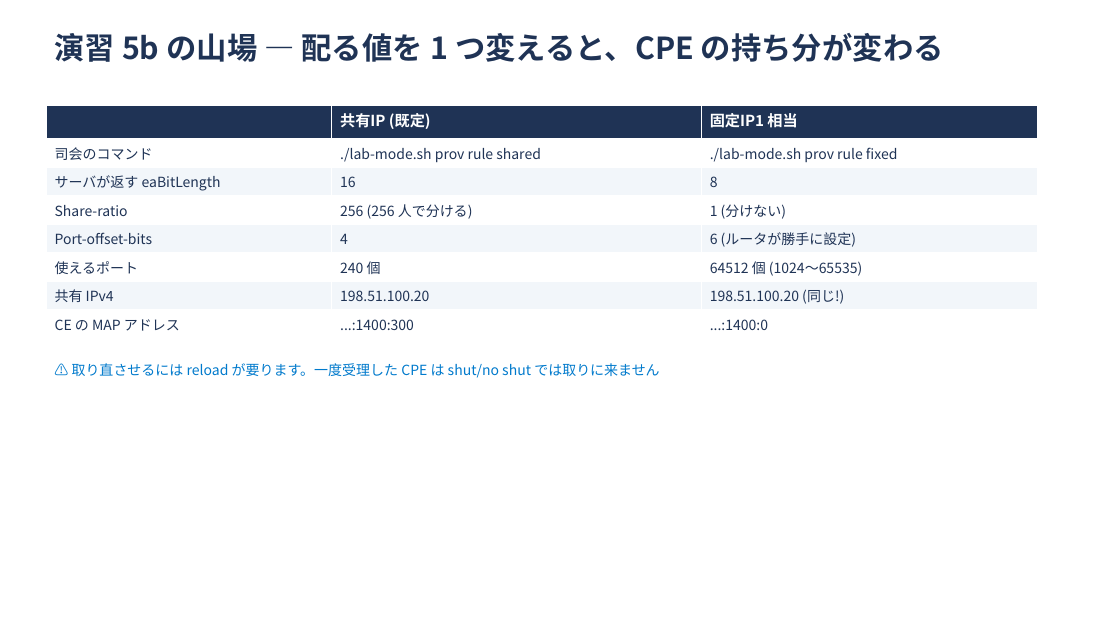
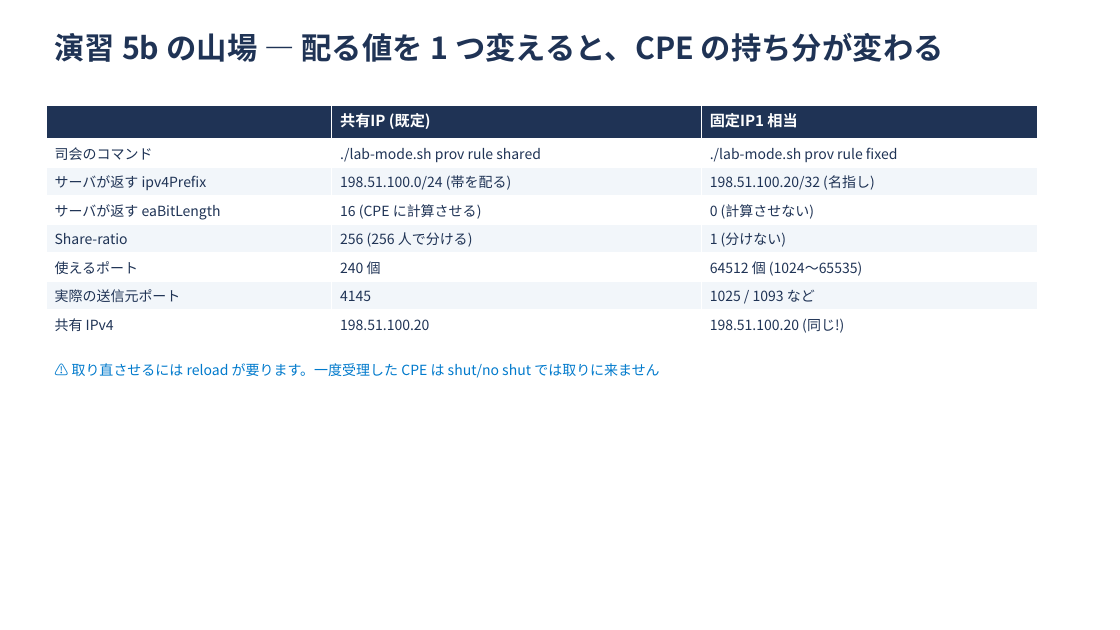
Before and after one commit to ginchankawaii/claude-code-book-template, a slide deck: slide 22 of docs/ipoe-lab/slides/handson.pptx. Drawn at 1120x630 pixels with LibreOffice and Linux fonts; fonts in the diff are those of the drawing. Boxes give left, top, right and bottom in pixels: in the first picture for what was removed or moved away, otherwise in the second. Text is boxed around its words. In the diff, an @@ line names an element or a change of style, - is before the commit and + after.

```diff
--- a/docs/ipoe-lab/slides/handson.pptx
+++ b/docs/ipoe-lab/slides/handson.pptx
@@ table at (x1=46, y1=105, x2=1038, y2=337) @@
-row 3: サーバが返す eaBitLength | 16 | 8
+row 3: サーバが返す ipv4Prefix | 198.51.100.0/24 (帯を配る) | 198.51.100.20/32 (名指し)
+row 4: サーバが返す eaBitLength | 16 (CPE に計算させる) | 0 (計算させない)
-row 5: Port-offset-bits | 4 | 6 (ルータが勝手に設定)
+row 7: 実際の送信元ポート | 4145 | 1025 / 1093 など
-row 8: CE の MAP アドレス | ...:1400:300 | ...:1400:0
```
Also in this commit, not shown: 9 other files.
